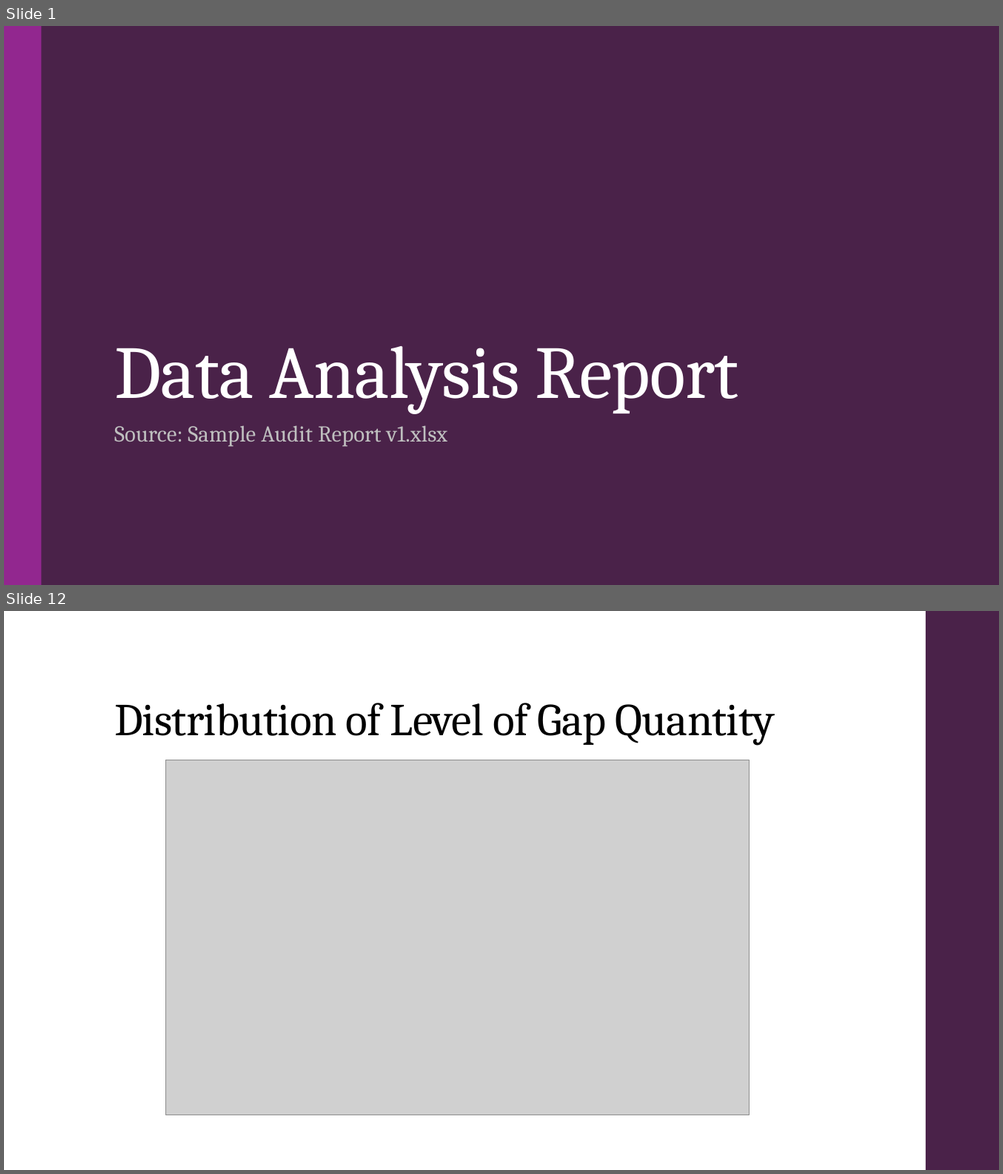
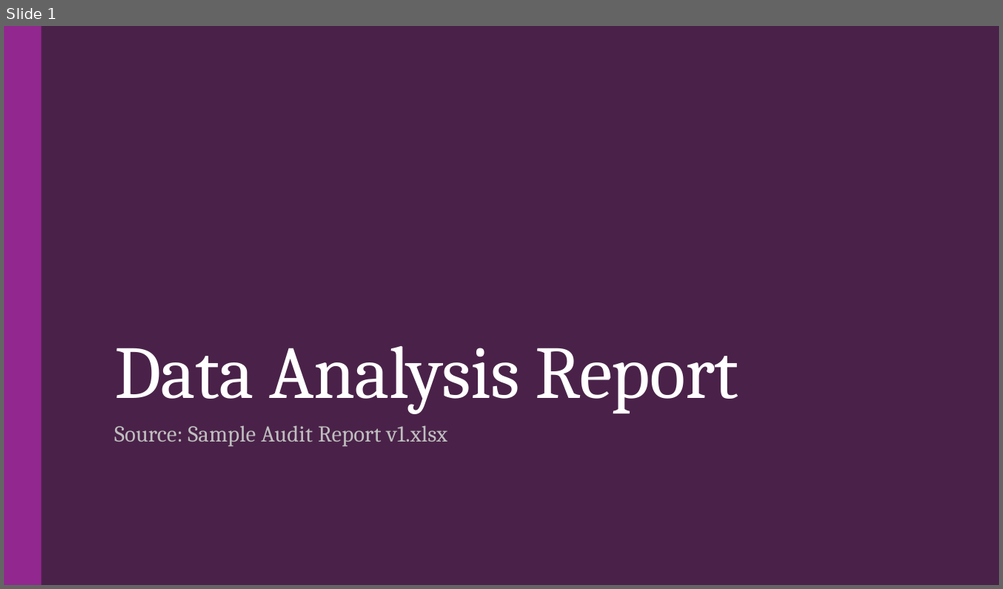
Before and after one commit to droy117/GT_Assignment_PPT_Ex, a slide deck: Debak/Data_Analysis_Report_Report.pptx. Shown one above the other, each under a label of ours: slides 1 and 12 before the commit, slide 1 after it; the slides between them are not shown. The pictures are 1003x1174 and 1003x589 pixels, drawn with LibreOffice and Linux fonts; fonts in the diff are those of the drawing; grey boxes stand for pictures. Boxes give left, top, right and bottom in pixels: in the first picture for what was removed or moved away, otherwise in the second. Text is boxed around its words. In the diff, an @@ line names an element or a change of style, - is before the commit and + after.

```diff
--- a/Debak/Data_Analysis_Report_Report.pptx
+++ b/Debak/Data_Analysis_Report_Report.pptx
@@ slide 12 removed at bbox=[4, 611, 999, 1170], background #FFFFFF @@
@@ rectangle removed at bbox=[925, 611, 999, 1170] @@
@@ title removed at bbox=[114, 703, 775, 745] @@
-Distribution of Level of Gap Quantity
@@ picture removed at bbox=[166, 760, 749, 1116] @@
```
Also in this commit, not shown: 3 slides changed, 11 slides added, 8 other slides removed, 6 other files.
